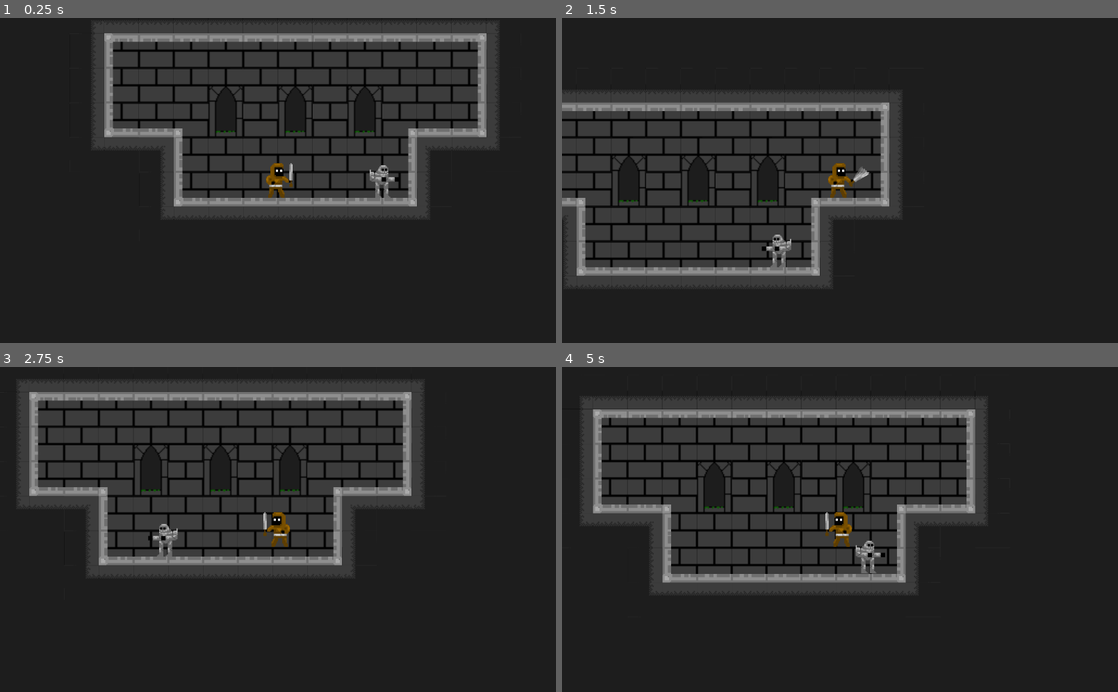
Above: before the commit, frames 1-4 (two rows, left to right).
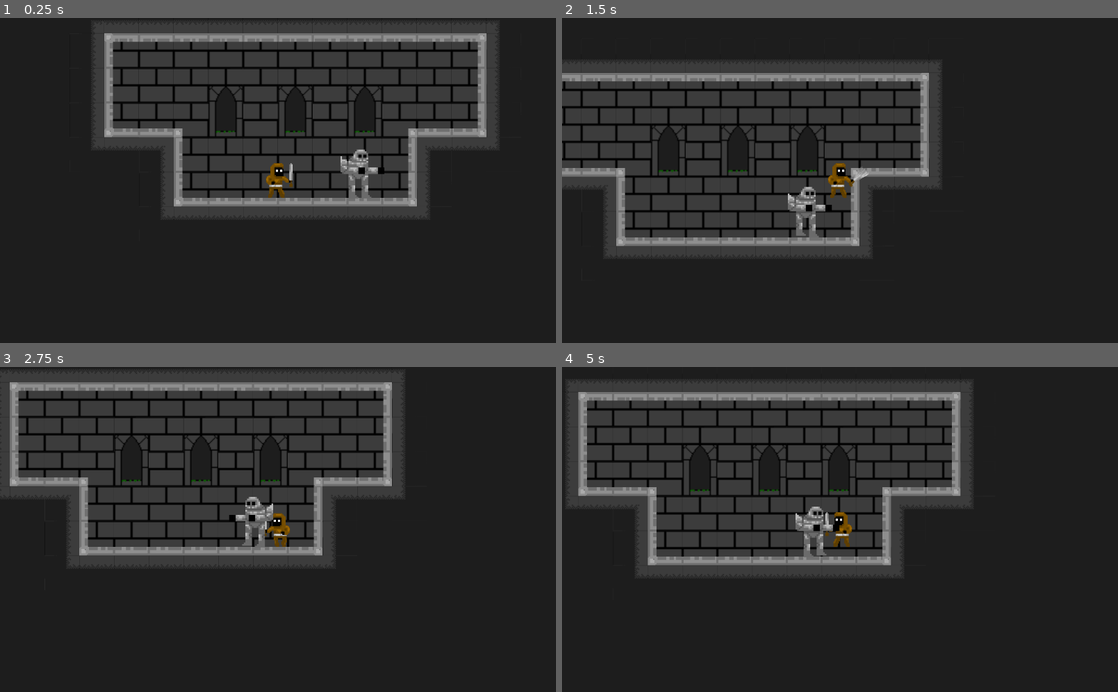
Above: after the commit, the same moments.

Repository: the-alex-g/Rouge_like
Game: Godot game, scene res://Main/Main.tscn
The game is run twice, just before and just after one commit, with the same random seed, the same clock (stepped at 60 frames per second) and the same inputs.
Inputs:
- Up to frame 1 (0.25 s): no input
- Up to frame 2 (1.5 s): hold D (Right) from 0.53 s (still down); tap Space (Swing) at 0.6, 1.35 s; tap W (Jump) at 0.77 s
- Up to frame 3 (2.75 s): tap W (Jump) at 1.52 s; release D (Right) at 2.03 s; hold A (Left) from 2.03 s (still down); tap Space (Swing) at 2.1 s
- Up to frame 4 (5 s): release A (Left) at 2.78 s; hold D (Right) 2.78-4.28 s; tap Space (Swing) at 2.85, 3.6, 4.35 s; tap W (Jump) at 3.02, 3.77, 4.52 s; hold A (Left) from 4.28 s (still down)

The runs differ from the first frame. In frame 1, 0.8% of the frame differs, in the area x 61-72%, y 40-56%; in frame 2, 26%, in the area x 0-69%, y 12-84%; in frame 3, 25%; in frame 4, 22%.

Commit message:
Make enemies bigger and play animation

Diff:
--- a/Enemies/Enemy.gd
+++ b/Enemies/Enemy.gd
@@ -5,7 +5,7 @@
 onready var animation := $AnimationPlayer
 onready var sprite := $Sprite
 var go_left := false
-var speed := 100.0
+var speed := 50.0
 
 func _ready():
 	var start_dir = randi()%2
@@ -13,6 +13,7 @@
 		go_left = false
 	else:
 		go_left = true
+	animation.play("Walk")
 
 func _physics_process(_delta):
 	var velocity := Vector2.ZERO
--- a/Enemies/Enemy.tscn
+++ b/Enemies/Enemy.tscn
@@ -23,6 +23,7 @@
 }
 
 [node name="Enemy" type="KinematicBody2D"]
+scale = Vector2( 1.5, 1.5 )
 script = ExtResource( 2 )
 
 [node name="CollisionShape2D" type="CollisionShape2D" parent="."]
